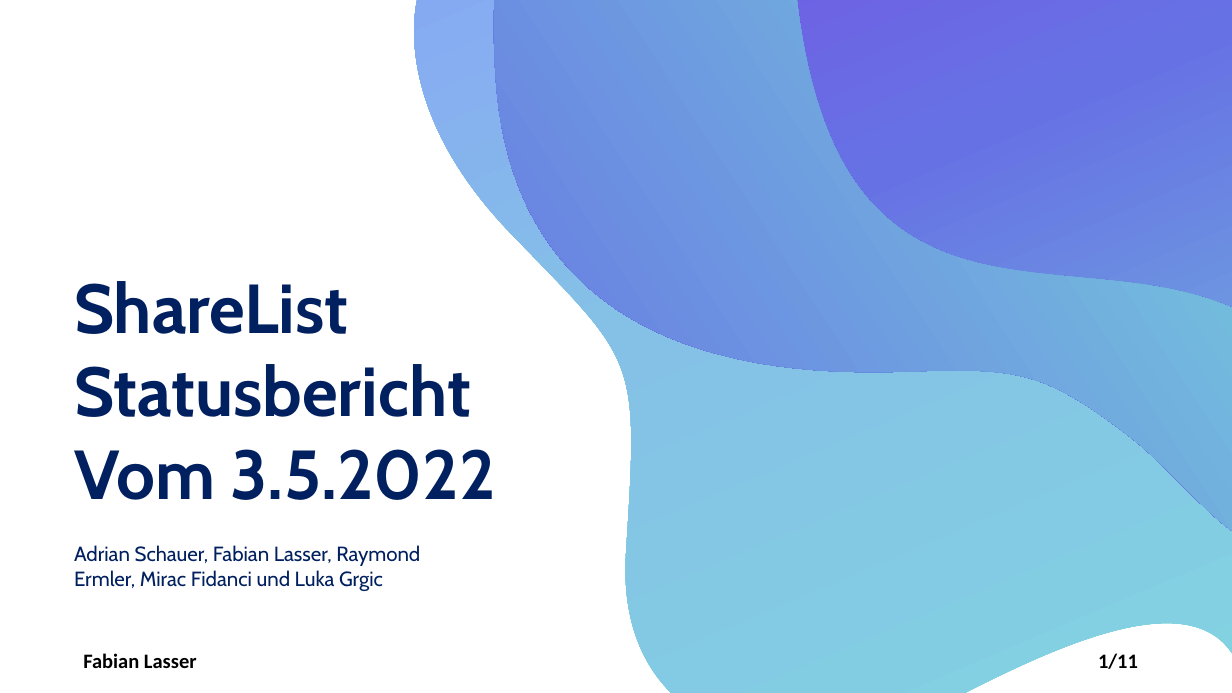
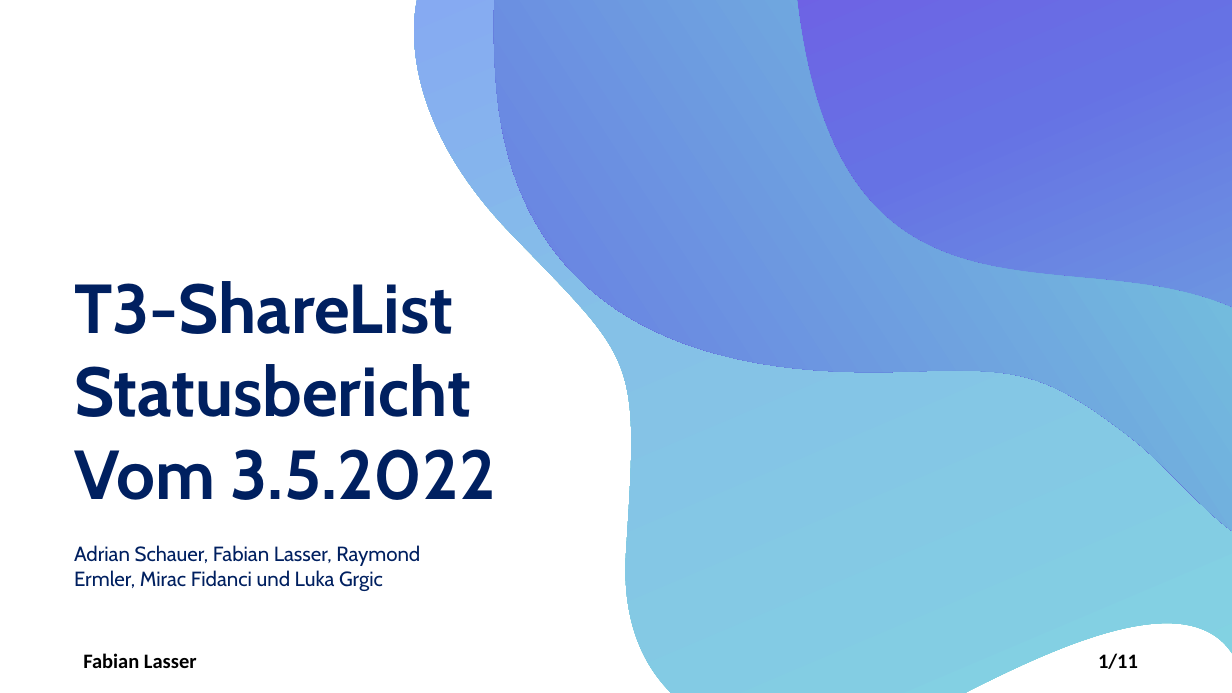
Before and after one commit to LuckyForce/ShareList, a slide deck: slide 1 of documents/T3-ShareList-Statuspräsentation_v1.0.pptx. Drawn at 1232x693 pixels with LibreOffice and Linux fonts; fonts in the diff are those of the drawing. Boxes give left, top, right and bottom in pixels: in the first picture for what was removed or moved away, otherwise in the second. Text is boxed around its words. In the diff, an @@ line names an element or a change of style, - is before the commit and + after.

```diff
--- a/documents/T3-ShareList-Statuspräsentation_v1.0.pptx
+++ b/documents/T3-ShareList-Statuspräsentation_v1.0.pptx
@@ text at bbox=[74, 281, 471, 417]: text changed @@
-ShareList Statusbericht
+T3-ShareList Statusbericht
```
Also in this commit, not shown: 1 other file.
